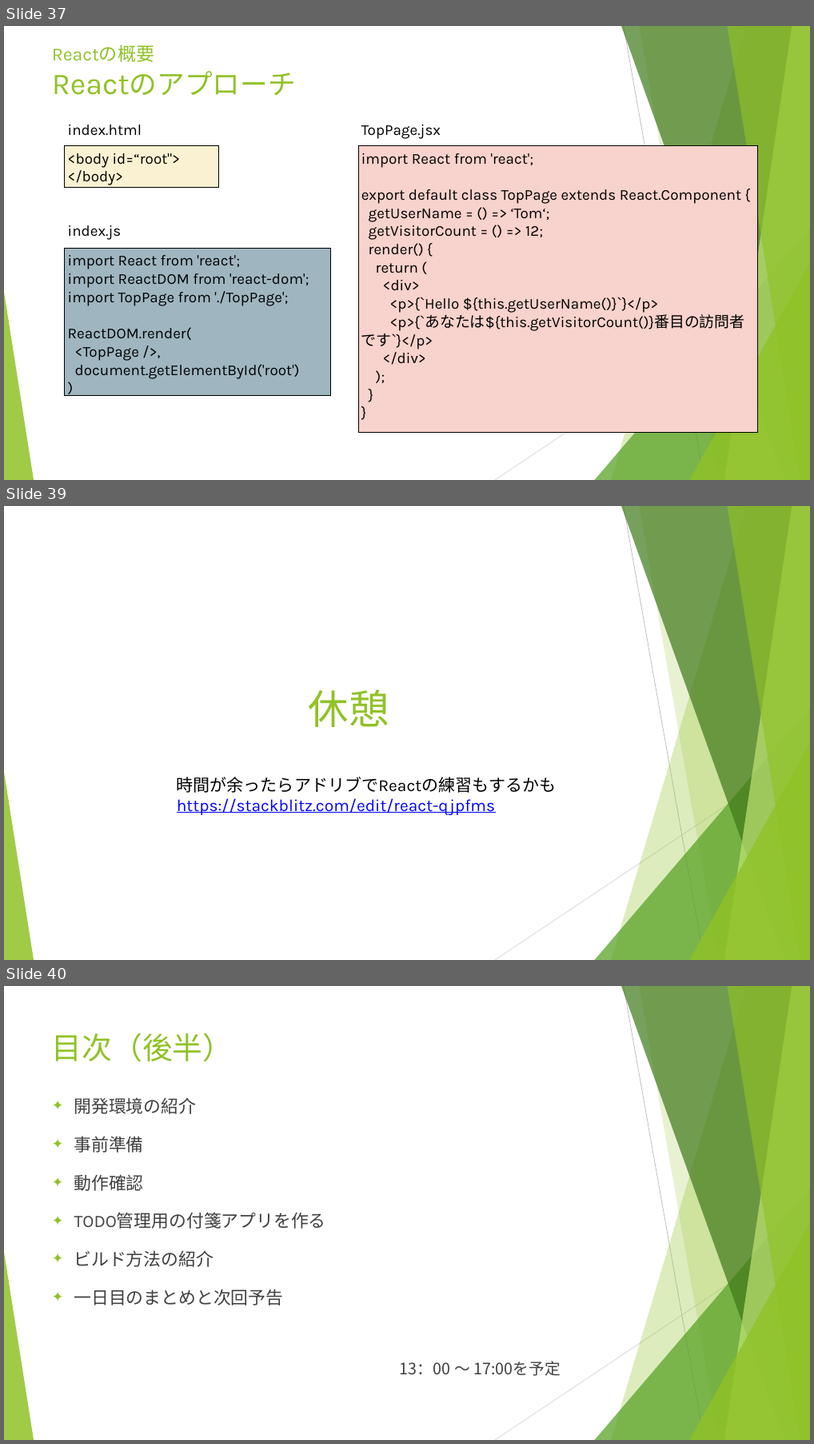
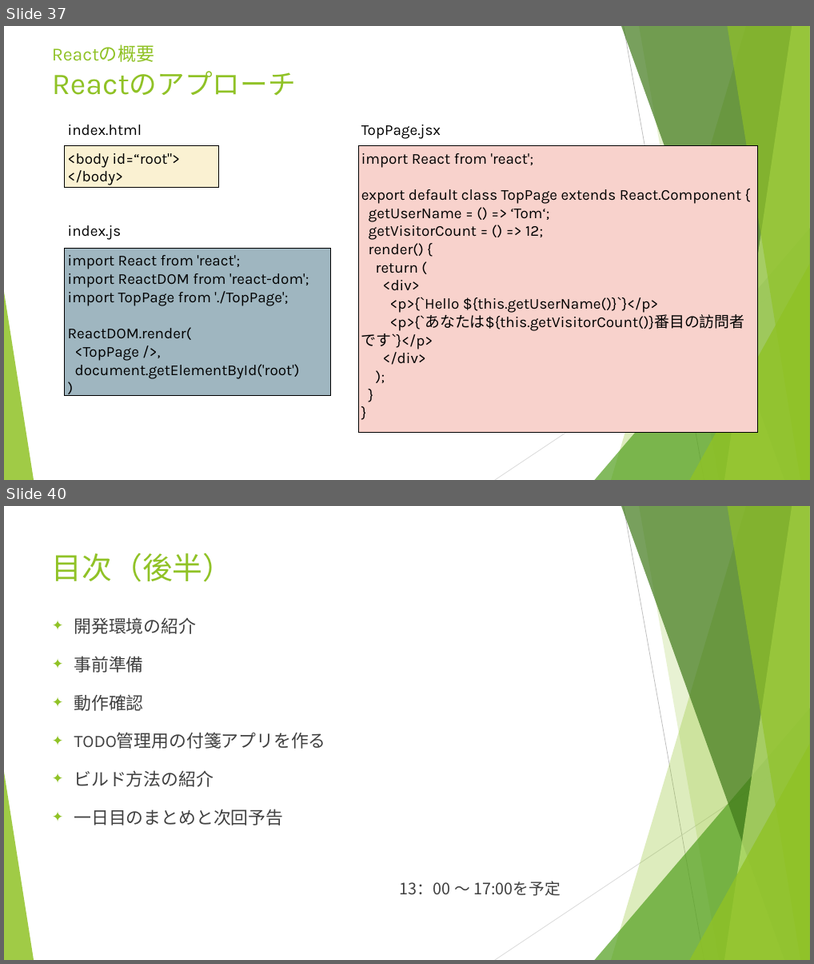
Before and after one commit to aselab/internship-201908, a slide deck: doc/ASEインターンシップ2019_モバイルアプリ.pptx. Shown one above the other, each under a label of ours: slides 37, 39 and 40 before the commit, slides 37 and 40 after it; the slides between them are not shown. The pictures are 814x1444 and 814x964 pixels, drawn with LibreOffice and Linux fonts; fonts in the diff are those of the drawing. Boxes give left, top, right and bottom in pixels: in the first picture for what was removed or moved away, otherwise in the second. Text is boxed around its words. In the diff, an @@ line names an element or a change of style, - is before the commit and + after.

```diff
--- a/doc/ASEインターンシップ2019_モバイルアプリ.pptx
+++ b/doc/ASEインターンシップ2019_モバイルアプリ.pptx
@@ slide 39 removed at (4,506,810,960), background #FFFFFF; not listed: 10 template elements that a slide beside it also shows @@
@@ title removed at (309,689,390,727) @@
-休憩
@@ text removed at (177,776,557,815) @@
-時間が余ったらアドリブでReactの練習もするかも
-https://stackblitz.com/edit/react-qjpfms
```
Also in this commit, not shown: 2 slides changed, 1 slide added, 2 other slides removed, 4 other files.
